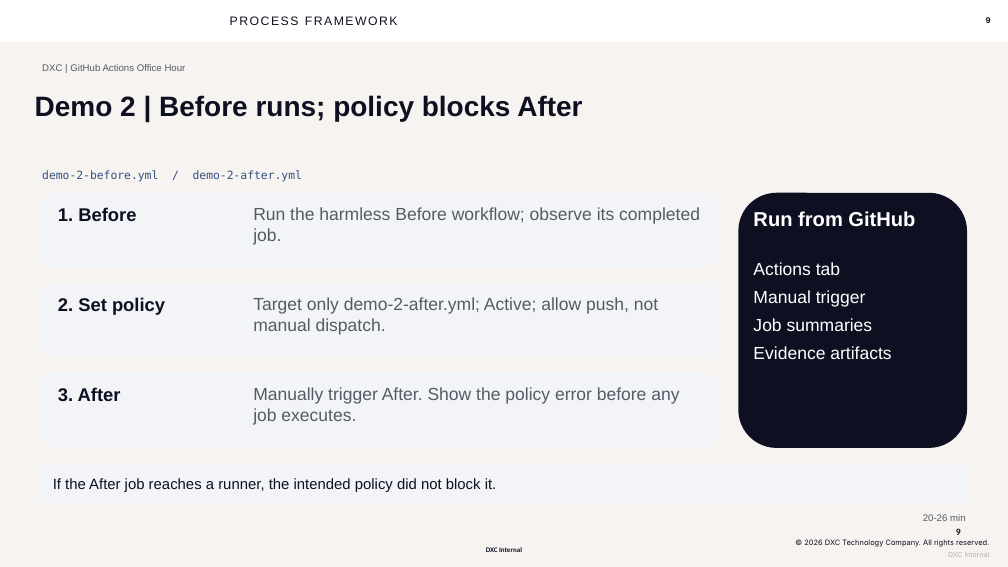
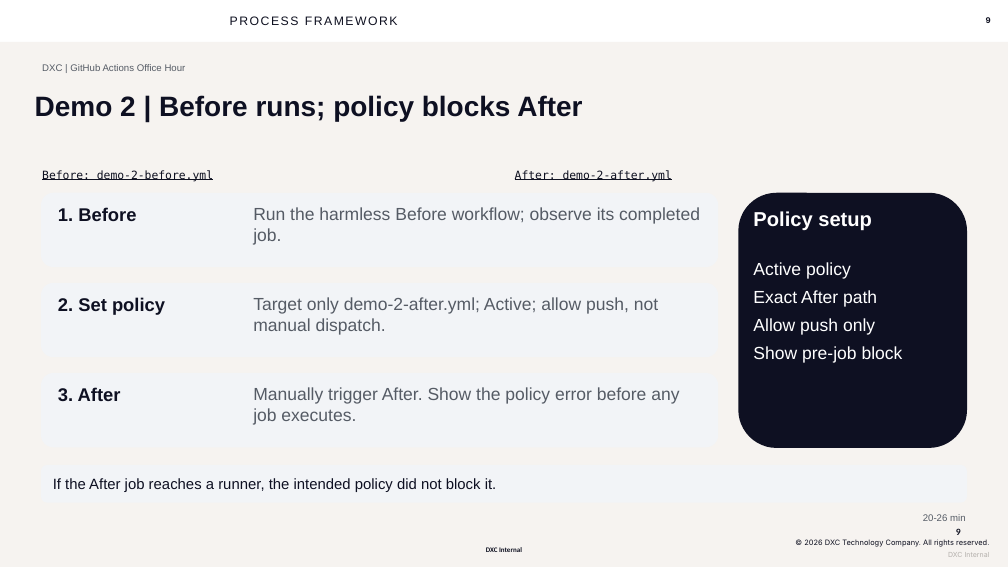
Before and after one commit to seandorsett/dxc-actions-office-hour, a slide deck: slide 9 of dxc-actions-office-hour-2026-10-13.pptx. Drawn at 1008x567 pixels with LibreOffice and Linux fonts; fonts in the diff are those of the drawing; background and template pictures are left out. Boxes give left, top, right and bottom in pixels: in the first picture for what was removed or moved away, otherwise in the second. Text is boxed around its words. In the diff, an @@ line names an element or a change of style, - is before the commit and + after.

```diff
--- a/dxc-actions-office-hour-2026-10-13.pptx
+++ b/dxc-actions-office-hour-2026-10-13.pptx
@@ text at [42, 170, 213, 181]: text changed; text colour #345282 to #0E1020 @@
-demo-2-before.yml / demo-2-after.yml
+Before: demo-2-before.yml
@@ text added at [515, 170, 672, 181], 13 pt, text #0E1020, underline @@
+After: demo-2-after.yml
@@ text at [753, 211, 872, 231]: text changed @@
-Run from GitHub
+Policy setup
@@ text at [753, 262, 903, 363]: text changed @@
-Actions tab
-Manual trigger
-Job summaries
-Evidence artifacts
+Active policy
+Exact After path
+Allow push only
+Show pre-job block
```
Also in this commit, not shown: 10 other slides changed.
